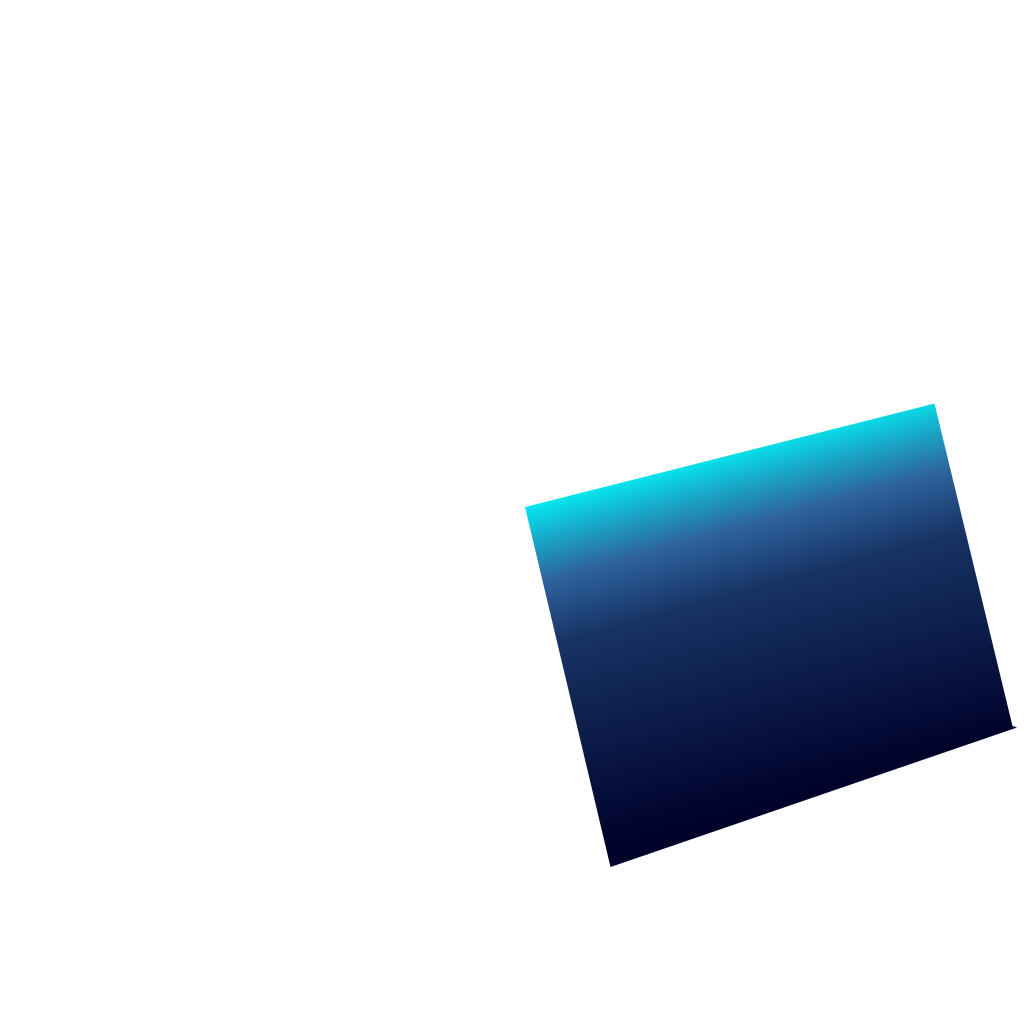
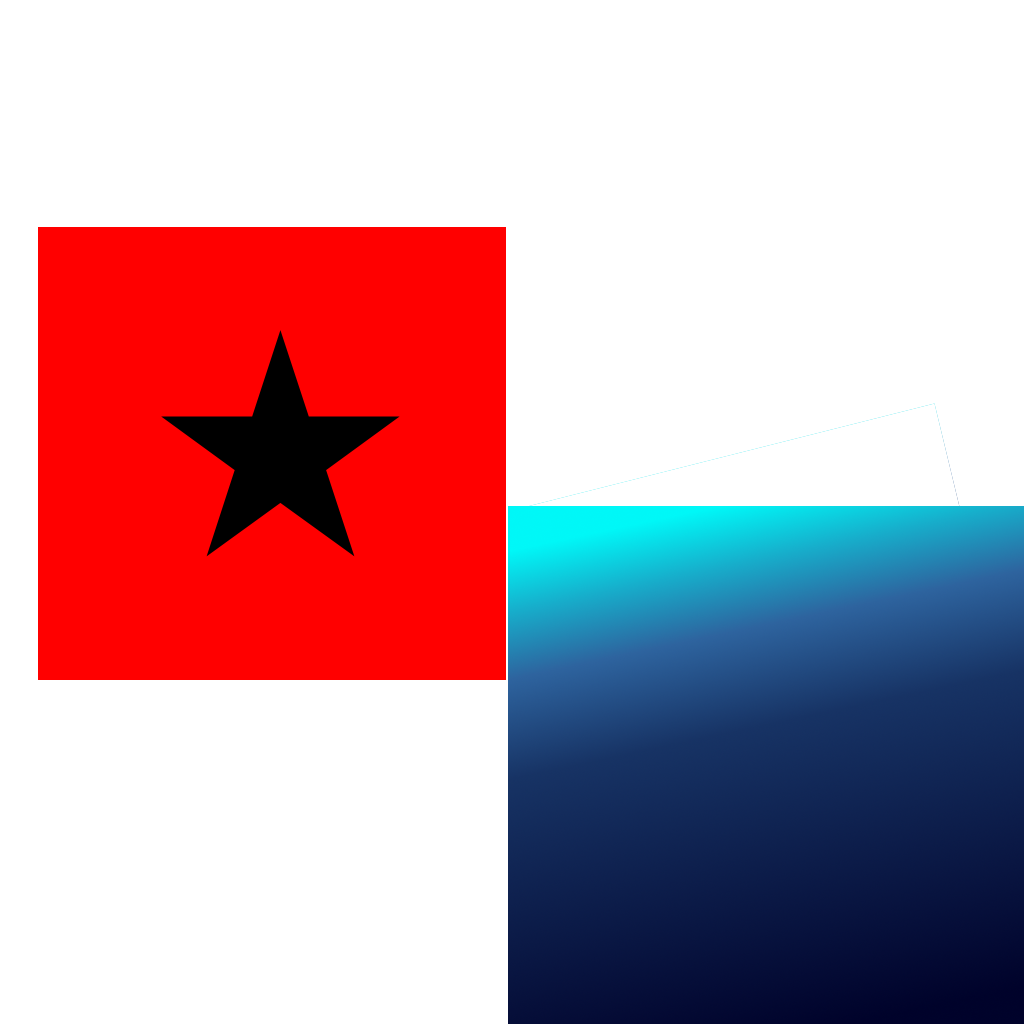
Before/after of a w=1024, h=1024 layered artwork. What changed in the layer stack:
painted on "レイヤー" over [left=38, top=227, right=1024, bottom=1024]
